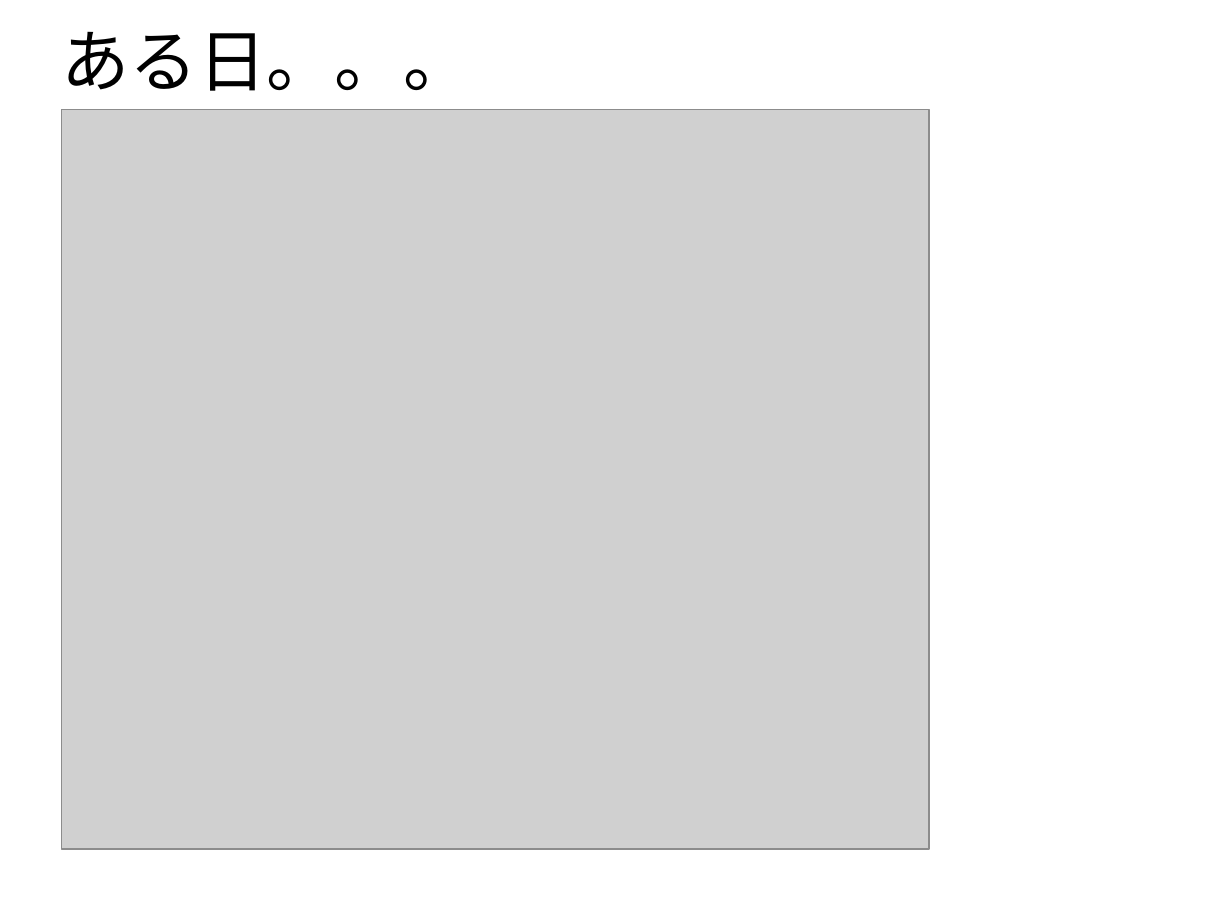
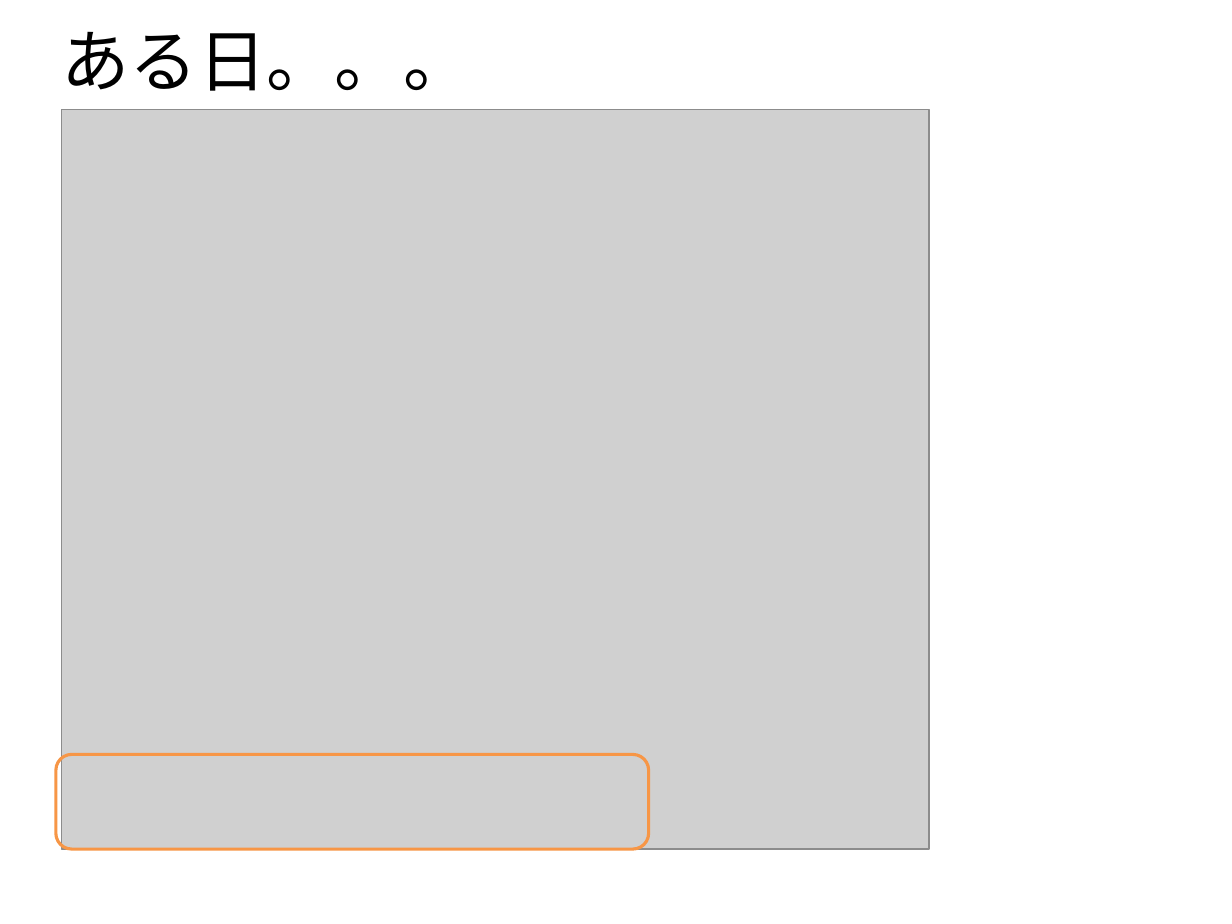
Before and after one commit to cosmo0920/prometheus_meetup_slide_20200115, a slide deck: slide 14 of Prometheus_meetup_slide.pptx. Drawn at 1232x924 pixels with LibreOffice and Linux fonts; fonts in the diff are those of the drawing; grey boxes stand for pictures; background and template pictures are left out. Boxes give left, top, right and bottom in pixels: in the first picture for what was removed or moved away, otherwise in the second. Text is boxed around its words. In the diff, an @@ line names an element or a change of style, - is before the commit and + after.

```diff
--- a/Prometheus_meetup_slide.pptx
+++ b/Prometheus_meetup_slide.pptx
@@ rounded rectangle added at bbox=[56, 755, 648, 850], outline #F79646 2 pt @@
```
Also in this commit, not shown: 5 other slides changed, 1 other file.
